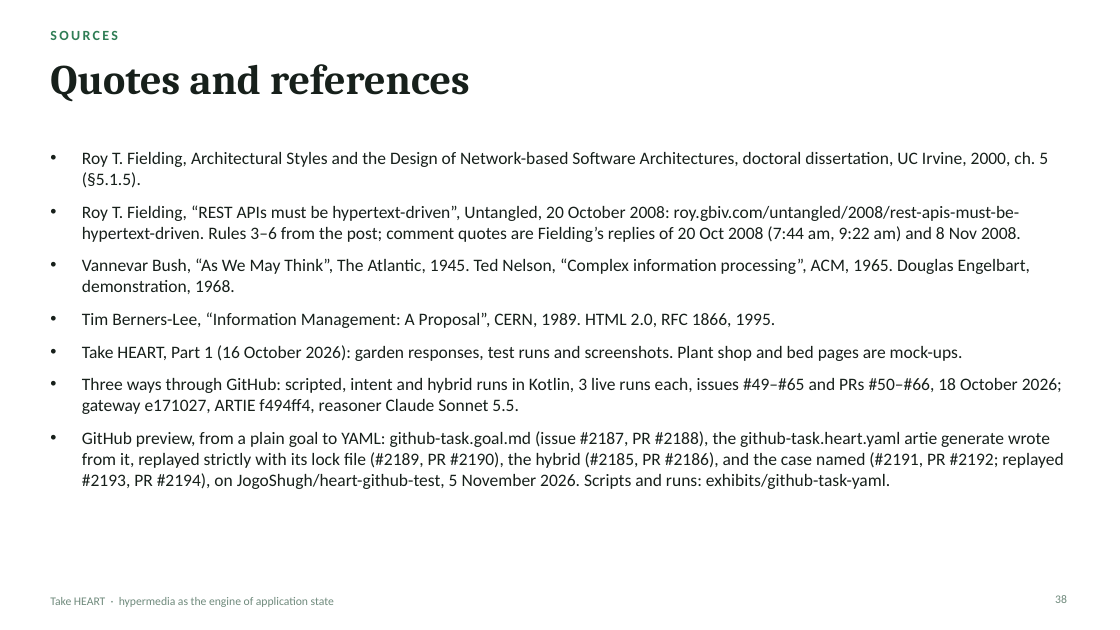
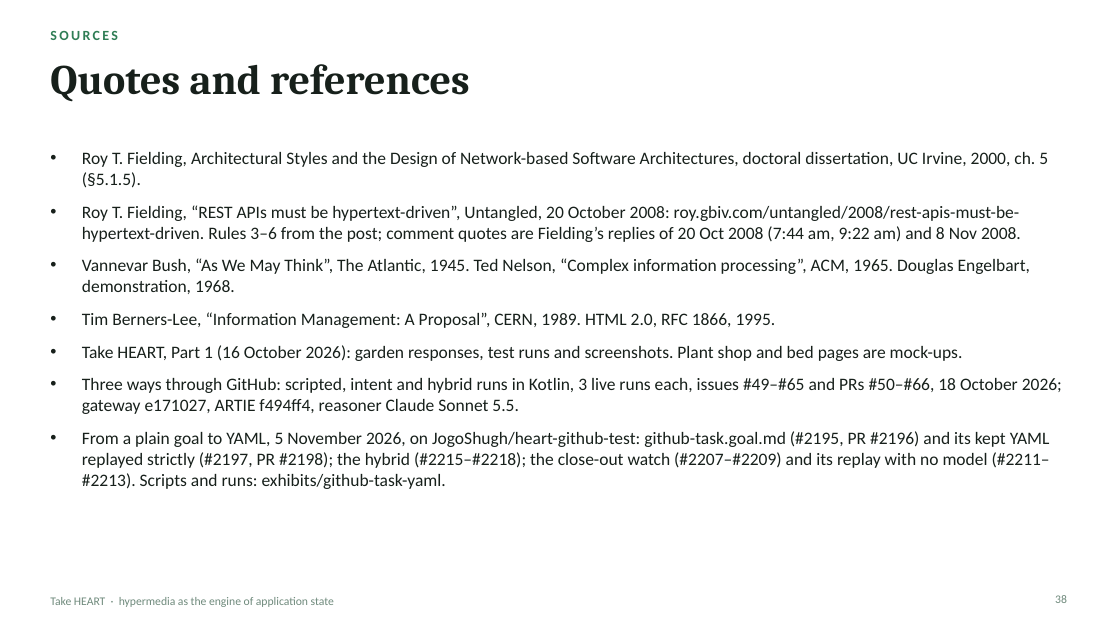
Before and after one commit to JogoShugh/heart-rise-artie, a slide deck: slide 38 of docs/decks/take-heart/Take_HEART_1_2.pptx. Drawn at 1120x630 pixels with LibreOffice and Linux fonts; fonts in the diff are those of the drawing. Boxes give left, top, right and bottom in pixels: in the first picture for what was removed or moved away, otherwise in the second. Text is boxed around its words. In the diff, an @@ line names an element or a change of style, - is before the commit and + after.

```diff
--- a/docs/decks/take-heart/Take_HEART_1_2.pptx
+++ b/docs/decks/take-heart/Take_HEART_1_2.pptx
@@ text at bbox=[82, 431, 1050, 489]: text changed @@
-• GitHub preview, from a plain goal to YAML: github-task.goal.md (issue #2187, PR #2188), the github-task.heart.yaml artie generate wrote from it, replayed strictly with its lock file (#2189, PR #2190), the hybrid (#2185, PR #2186), and the case named (#2191, PR #2192; replayed #2193, PR #2194), on JogoShugh/heart-github-test, 5 November 2026. Scripts and runs: exhibits/github-task-yaml.
+• From a plain goal to YAML, 5 November 2026, on JogoShugh/heart-github-test: github-task.goal.md (#2195, PR #2196) and its kept YAML replayed strictly (#2197, PR #2198); the hybrid (#2215–#2218); the close-out watch (#2207–#2209) and its replay with no model (#2211–#2213). Scripts and runs: exhibits/github-task-yaml.
```
Also in this commit, not shown: 6 other slides changed, 22 other files.
